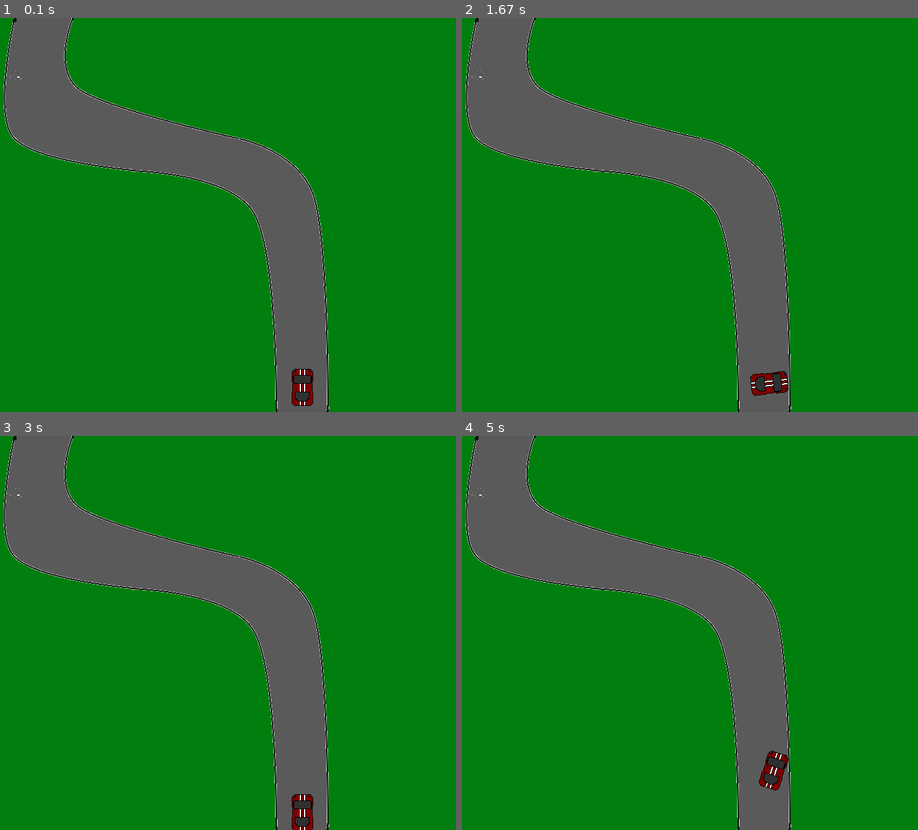
Above: before the commit, frames 1-4 (two rows, left to right).
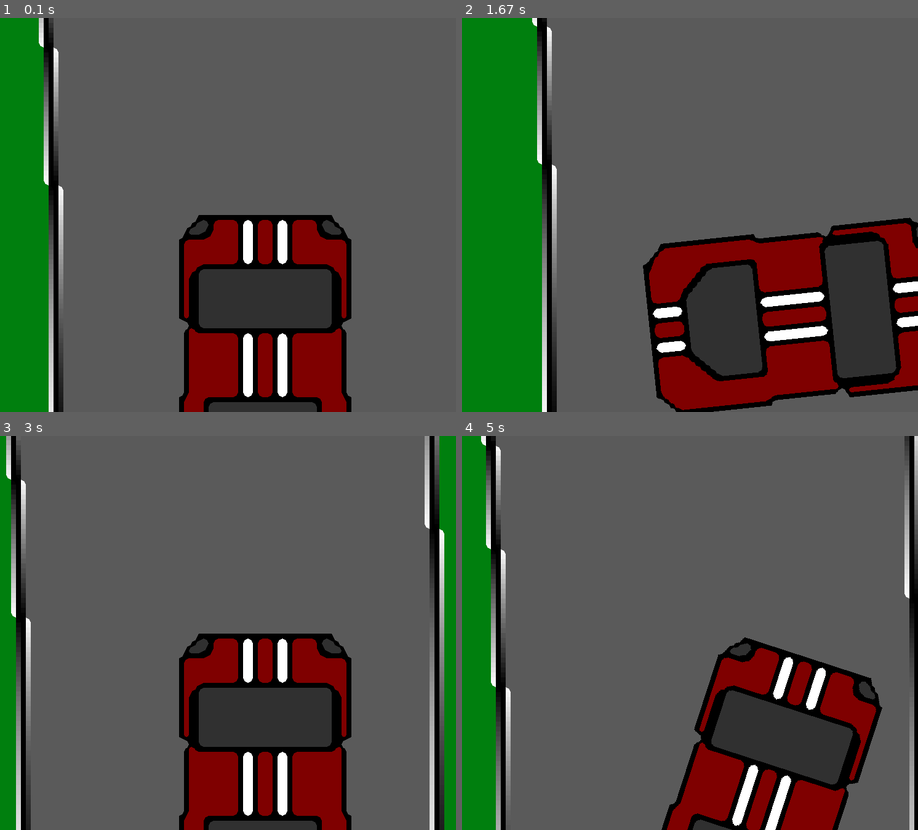
Above: after the commit, the same moments.

Repository: Shteevee/GUTS_Game
Game: pygame game, started from main.py
The game is run twice, just before and just after one commit, with the same random seed, the same clock (stepped at 60 frames per second) and the same inputs.
Inputs:
- Up to frame 1 (0.1 s): no input
- Up to frame 2 (1.67 s): hold Right 0.33-0.8 s; hold Up 0.83-1.13 s; hold Right 1.17-1.63 s
- Up to frame 3 (3 s): hold Left 1.67-2.2 s; hold Down 2.23-2.53 s; hold Left 2.57-2.97 s
- Up to frame 4 (5 s): hold Up 3-3.37 s; hold Right 3.4-4.03 s; hold Down 4.07-4.43 s; hold Left 4.47-4.93 s; hold Right from 4.97 s (still down)

The runs differ from the first frame. In frame 1, 84% of the frame differs, in the area x 0-100%, y 0-100%; in frame 2, 80%; in frame 3, 83%; in frame 4, 84%.

Commit message:
camera works ish

Diff:
--- a/camera.py
+++ b/camera.py
@@ -1,2 +1,14 @@
 import pygame, sys, math
 from pygame.locals import *
+
+class Camera(object):
+    def __init__(self, camera_func, width, height):
+        self.camera_func = camera_func
+        self.state = Rect(0,0,width, height)
+
+    def apply(self, target):
+        return target.rect.move(self.state.topleft)
+
+    def update(self, target):
+        self.state = self.camera_func(self.state, target.rect)
+        print (self.state)
--- a/car.py
+++ b/car.py
@@ -30,18 +30,18 @@
         self.maxReverse = -1
         self.direction = 0
         self.rad = 0
-        self.image = pygame.image.load("images/car.png")
+        self.image = pygame.transform.scale2x(pygame.transform.scale2x(pygame.transform.scale2x(pygame.image.load("images/car.png"))))
         self.mask = pygame.mask.from_surface(self.image)
         self.rect = self.image.get_rect()
 
     #Uses direction to rotate the image and send it to be drawn next update
     #also update car mask to new rotation
-    def draw(self, screen):
+    def draw(self, screen, camera):
         rotated = pygame.transform.rotate(self.image, self.direction)
         self.rect = rotated.get_rect()
         self.rect.center = self.getPos()
         self.mask = pygame.mask.from_surface(rotated)
-        screen.blit(rotated, self.rect)
+        screen.blit(rotated, camera.apply(self))
 
     #Return a tuple of coords
     def getPos(self):
--- a/gameMap.py
+++ b/gameMap.py
@@ -4,11 +4,12 @@
 class GameMap(pygame.sprite.Sprite):
 
     def __init__(self):
-        self.image = pygame.image.load("images/map.png")
+        pygame.sprite.Sprite.__init__(self)
+        self.image = pygame.transform.scale2x(pygame.transform.scale2x(pygame.transform.scale2x(pygame.image.load("images/map.png"))))
         self.mask = pygame.mask.from_surface(self.image)
         self.rect = (self.image.get_rect())
 
     #draw map from top left of screen
-    def draw(self, screen):
+    def draw(self, screen, camera):
         self.rect = self.image.get_rect()
-        screen.blit(self.image, (0,0))
+        screen.blit(self.image, camera.apply(self))
--- a/main.py
+++ b/main.py
@@ -1,13 +1,28 @@
-import pygame, sys, gameMap, car
+import pygame, sys, gameMap, car, camera
 from pygame.locals import *
+
+def simple_camera(camera, target_rect):
+    l, t, _, _ = target_rect
+    _, _, w, h = camera
+    return Rect(-l+HALF_WIDTH, -t+HALF_HEIGHT, w, h)
 
 clock = pygame.time.Clock()
 
+WIN_WIDTH = 900
+WIN_HEIGHT = 640
+HALF_WIDTH = int(WIN_WIDTH/2)
+HALF_HEIGHT = int(WIN_HEIGHT/2)
+
 display = pygame.display
 display.init()
-screen = display.set_mode((900,640))
-car = car.Car(650, 600)
+screen = display.set_mode((WIN_WIDTH,WIN_HEIGHT))
+car = car.Car(5200, 4800)
 bg = gameMap.GameMap()
+camera = camera.Camera(simple_camera, WIN_WIDTH, WIN_HEIGHT)
+entities = pygame.sprite.Group()
+entities.add(bg)
+entities.add(car)
+
 running = True
 while (running):
     clock.tick(30)
@@ -26,9 +41,12 @@
     car.drive(bg)
     print(car.getPos())
 
+    camera.update(car)
     #Draw the images (KEEP SCREEN INFRONT OF ANYTHING DRAWN ON TOP)
     screen.fill((90,90,90))
-    bg.draw(screen)
-    car.draw(screen)
-    display.flip()
+    for e in entities:
+        e.draw(screen, camera)
+
+
+    display.update()
 pygame.quit()
